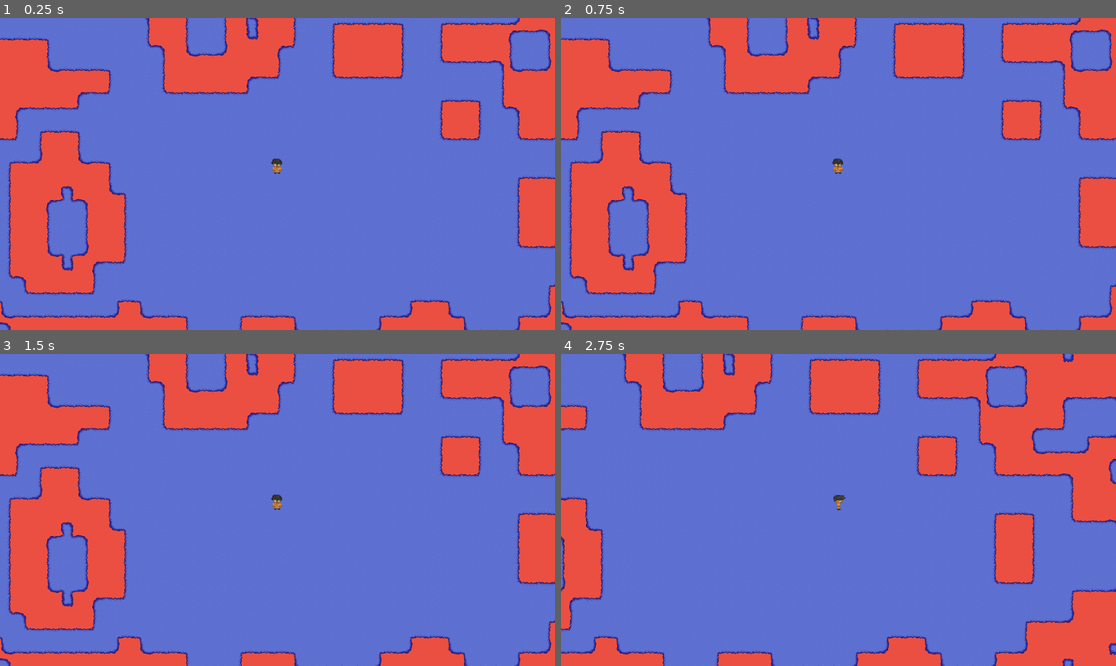
Above: before the commit, frames 1-4 (two rows, left to right).
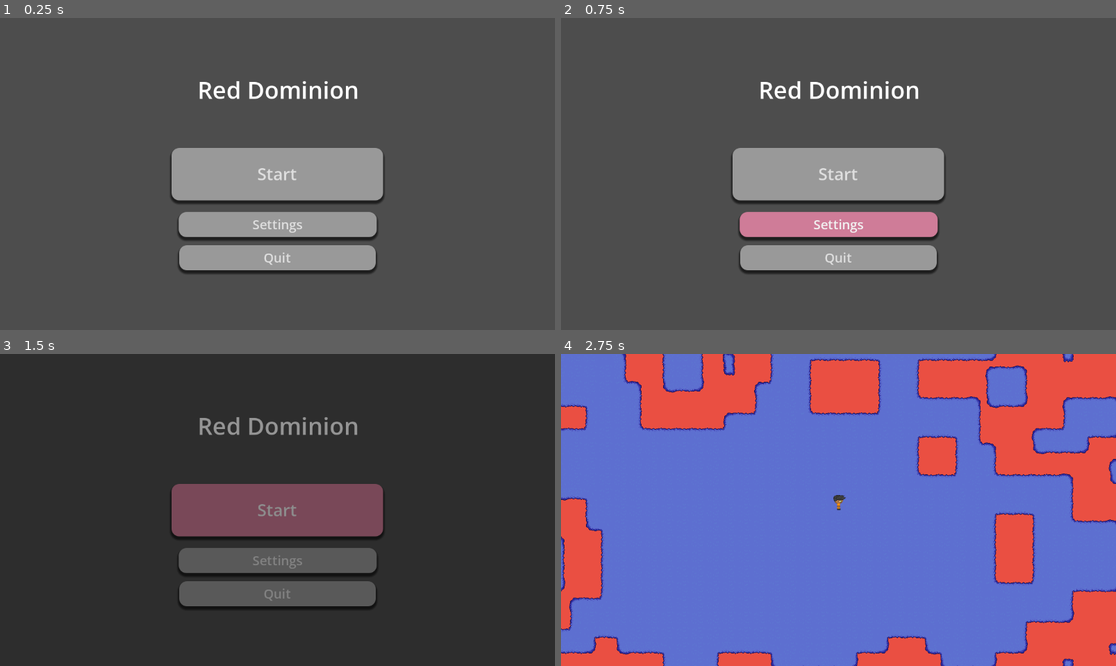
Above: after the commit, the same moments.

Repository: JeremelleV/C230-Nighthawks
Game: Godot game, scene res://scenes/main/main_menu.tscn
Two runs of this game, one before a commit and one after it. Both use one fixed random seed, a clock stepped at 60 frames per second and the inputs below. Before the commit the project starts from res://scenes/overworld/zone_1_start.tscn.
Inputs (mouse positions are in pixels of both pictures, inside the frame that each line leads up to):
- Up to frame 1 (0.25 s): no input
- Up to frame 2 (0.75 s): click (838, 223) at 0.5 s, where only the run after the commit has a clickable "Settings"
- Up to frame 3 (1.5 s): click (277, 510) at 1.25 s, where only the run after the commit has a clickable "Start"
- Up to frame 4 (2.75 s): tap Enter (ui_accept) at 2, 2.27 s; hold D (right) from 2.03 s (still down); tap T at 2.1 s

The runs differ from the first frame. In frame 1, 100% of the frame differs, in the area x 0-100%, y 0-100%; in frame 2, 100%; in frame 3, 100%; in frame 4, nothing differs.

Commit message:
connected main menu buttons and fixed navigation autoload eating mouse input

Diff:
--- a/project.godot
+++ b/project.godot
@@ -11,7 +11,7 @@
 [application]
 
 config/name="Red Dominion"
-run/main_scene="uid://bjups5w777d4j"
+run/main_scene="uid://d4jw7n6f4oll8"
 config/features=PackedStringArray("4.6", "GL Compatibility")
 config/icon="res://icon.svg"
 config/run/main_scene="res://scenes/main/TestScene.tscn"
--- a/scenes/elements/transition.tscn
+++ b/scenes/elements/transition.tscn
@@ -68,6 +68,7 @@
 grow_horizontal = 2
 grow_vertical = 2
 scale = Vector2(50.726772, 29.43792)
+mouse_filter = 2
 color = Color(0, 0, 0, 0)
 
 [node name="AnimationPlayer" type="AnimationPlayer" parent="ColorRect" unique_id=1896236840]
--- a/scenes/main/main_menu.tscn
+++ b/scenes/main/main_menu.tscn
@@ -1,8 +1,28 @@
 [gd_scene format=3 uid="uid://d4jw7n6f4oll8"]
+
+[ext_resource type="Script" uid="uid://7iiyoym6afj8" path="res://scripts/elements/main_menu.gd" id="1_sd5it"]
 
 [sub_resource type="StyleBoxTexture" id="StyleBoxTexture_1i17u"]
 
 [sub_resource type="StyleBoxFlat" id="StyleBoxFlat_sd5it"]
+corner_radius_top_left = 16
+corner_radius_top_right = 16
+corner_radius_bottom_right = 16
+corner_radius_bottom_left = 16
+shadow_size = 5
+shadow_offset = Vector2(0, 5)
+
+[sub_resource type="StyleBoxFlat" id="StyleBoxFlat_5vafy"]
+bg_color = Color(0.4313402, 0.43134028, 0.43134007, 1)
+corner_radius_top_left = 16
+corner_radius_top_right = 16
+corner_radius_bottom_right = 16
+corner_radius_bottom_left = 16
+shadow_size = 5
+shadow_offset = Vector2(0, 5)
+
+[sub_resource type="StyleBoxFlat" id="StyleBoxFlat_byqcc"]
+bg_color = Color(0.8127795, 0.4858482, 0.59380126, 1)
 corner_radius_top_left = 16
 corner_radius_top_right = 16
 corner_radius_bottom_right = 16
@@ -17,6 +37,7 @@
 anchor_bottom = 1.0
 grow_horizontal = 2
 grow_vertical = 2
+script = ExtResource("1_sd5it")
 
 [node name="Panel" type="Panel" parent="." unique_id=2108922160]
 layout_mode = 1
@@ -25,56 +46,10 @@
 anchor_bottom = 1.0
 grow_horizontal = 2
 grow_vertical = 2
+mouse_filter = 2
 theme_override_styles/panel = SubResource("StyleBoxTexture_1i17u")
 
-[node name="Button" type="Button" parent="." unique_id=99260955]
-layout_mode = 1
-anchors_preset = 8
-anchor_left = 0.5
-anchor_top = 0.5
-anchor_right = 0.5
-anchor_bottom = 0.5
-offset_left = -224.5
-offset_top = -64.5
-offset_right = 224.5
-offset_bottom = 64.5
-grow_horizontal = 2
-grow_vertical = 2
-size_flags_vertical = 3
-theme_override_font_sizes/font_size = 35
-theme_override_styles/normal = SubResource("StyleBoxFlat_sd5it")
-text = "Start"
-
-[node name="Button2" type="Button" parent="." unique_id=352599529]
-layout_mode = 1
-anchors_preset = 8
-anchor_left = 0.5
-anchor_top = 0.5
-anchor_right = 0.5
-anchor_bottom = 0.5
-offset_left = -224.5
-offset_top = 87.0
-offset_right = 224.5
-offset_bottom = 161.0
-grow_horizontal = 2
-grow_vertical = 2
-size_flags_vertical = 3
-theme_override_font_sizes/font_size = 35
-theme_override_styles/normal = SubResource("StyleBoxFlat_sd5it")
-text = "Settings"
-
-[node name="Button3" type="Button" parent="." unique_id=1196093645]
-layout_mode = 0
-offset_left = 349.0
-offset_top = 510.0
-offset_right = 798.0
-offset_bottom = 584.0
-size_flags_vertical = 3
-theme_override_font_sizes/font_size = 35
-theme_override_styles/normal = SubResource("StyleBoxFlat_sd5it")
-text = "Quit"
-
-[node name="Label" type="Label" parent="." unique_id=1706870687]
+[node name="game_title" type="Label" parent="." unique_id=1706870687]
 layout_mode = 1
 anchors_preset = 8
 anchor_left = 0.5
@@ -91,3 +66,82 @@
 text = "Red Dominion"
 horizontal_alignment = 1
 vertical_alignment = 1
+
+[node name="button_start" type="Button" parent="." unique_id=99260955]
+layout_mode = 1
+anchors_preset = 8
+anchor_left = 0.5
+anchor_top = 0.5
+anchor_right = 0.5
+anchor_bottom = 0.5
+offset_left = -219.625
+offset_top = -54.375
+offset_right = 219.625
+offset_bottom = 54.375
+grow_horizontal = 2
+grow_vertical = 2
+size_flags_vertical = 3
+theme_override_font_sizes/font_size = 35
+theme_override_styles/normal = SubResource("StyleBoxFlat_sd5it")
+theme_override_styles/normal_mirrored = SubResource("StyleBoxFlat_sd5it")
+theme_override_styles/pressed = SubResource("StyleBoxFlat_5vafy")
+theme_override_styles/pressed_mirrored = SubResource("StyleBoxFlat_sd5it")
+theme_override_styles/hover = SubResource("StyleBoxFlat_byqcc")
+theme_override_styles/hover_mirrored = SubResource("StyleBoxFlat_sd5it")
+theme_override_styles/hover_pressed = SubResource("StyleBoxFlat_sd5it")
+theme_override_styles/hover_pressed_mirrored = SubResource("StyleBoxFlat_sd5it")
+text = "Start"
+
+[node name="button_settings" type="Button" parent="." unique_id=352599529]
+layout_mode = 1
+anchors_preset = 8
+anchor_left = 0.5
+anchor_top = 0.5
+anchor_right = 0.5
+anchor_bottom = 0.5
+offset_left = -205.0
+offset_top = 79.0
+offset_right = 206.0
+offset_bottom = 131.0
+grow_horizontal = 2
+grow_vertical = 2
+size_flags_vertical = 3
+theme_override_font_sizes/font_size = 27
+theme_override_styles/normal = SubResource("StyleBoxFlat_sd5it")
+theme_override_styles/normal_mirrored = SubResource("StyleBoxFlat_sd5it")
+theme_override_styles/pressed = SubResource("StyleBoxFlat_5vafy")
+theme_override_styles/pressed_mirrored = SubResource("StyleBoxFlat_sd5it")
+theme_override_styles/hover = SubResource("StyleBoxFlat_byqcc")
+theme_override_styles/hover_mirrored = SubResource("StyleBoxFlat_sd5it")
+theme_override_styles/hover_pressed = SubResource("StyleBoxFlat_sd5it")
+theme_override_styles/hover_pressed_mirrored = SubResource("StyleBoxFlat_sd5it")
+text = "Settings"
+
+[node name="button_quit" type="Button" parent="." unique_id=1196093645]
+layout_mode = 1
+anchors_preset = 7
+anchor_left = 0.5
+anchor_top = 1.0
+anchor_right = 0.5
+anchor_bottom = 1.0
+offset_left = -204.0
+offset_top = -176.0
+offset_right = 204.0
+offset_bottom = -124.0
+grow_horizontal = 2
+grow_vertical = 0
+size_flags_vertical = 3
+theme_override_font_sizes/font_size = 27
+theme_override_styles/normal = SubResource("StyleBoxFlat_sd5it")
+theme_override_styles/normal_mirrored = SubResource("StyleBoxFlat_sd5it")
+theme_override_styles/pressed = SubResource("StyleBoxFlat_5vafy")
+theme_override_styles/pressed_mirrored = SubResource("StyleBoxFlat_sd5it")
+theme_override_styles/hover = SubResource("StyleBoxFlat_byqcc")
+theme_override_styles/hover_mirrored = SubResource("StyleBoxFlat_sd5it")
+theme_override_styles/hover_pressed = SubResource("StyleBoxFlat_sd5it")
+theme_override_styles/hover_pressed_mirrored = SubResource("StyleBoxFlat_sd5it")
+text = "Quit"
+
+[connection signal="pressed" from="button_start" to="." method="_on_button_start_pressed"]
+[connection signal="pressed" from="button_settings" to="." method="_on_button_settings_pressed"]
+[connection signal="pressed" from="button_quit" to="." method="_on_button_quit_pressed"]
--- /dev/null
+++ b/scripts/elements/main_menu.gd
@@ -0,0 +1,22 @@
+extends Control
+
+
+# Called when the node enters the scene tree for the first time.
+func _ready() -> void:
+	pass
+
+
+# Called every frame. 'delta' is the elapsed time since the previous frame.
+func _process(delta: float) -> void:
+	pass
+
+
+func _on_button_start_pressed() -> void:
+	NavigationManager.go_to_level("zone_1_start", null)
+
+func _on_button_settings_pressed() -> void:
+	pass # Replace with function body.
+
+
+func _on_button_quit_pressed() -> void:
+	get_tree().quit()
Not shown, changed: assets/sprites/enemies/blank.txt
Not shown, changed: assets/ui/blank.txt
Not shown, changed: data/characters/blank.txt
Not shown, changed: data/dialogue/blank.txt
Not shown, changed: data/enemies/blank.txt
Not shown, changed: data/factions/blank.txt
Not shown, changed: data/quests/blank.txt
Not shown, changed: scenes/combat/blank.txt
Not shown, changed: scenes/ui/blank.txt
Not shown, changed: scripts/combat/blank.txt
Not shown, added: scripts/elements/main_menu.gd.uid
Not shown, changed: scripts/overworld/blank.txt
(and 1 more such lines)
